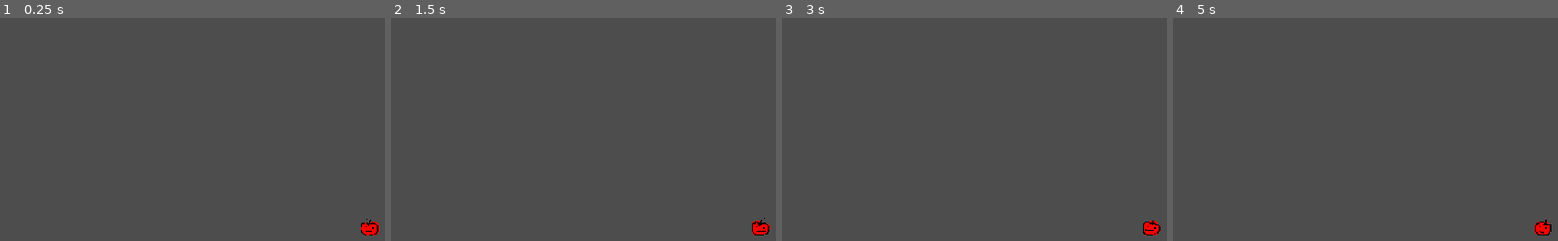
Above: before the commit, frames 1-4 (left to right).
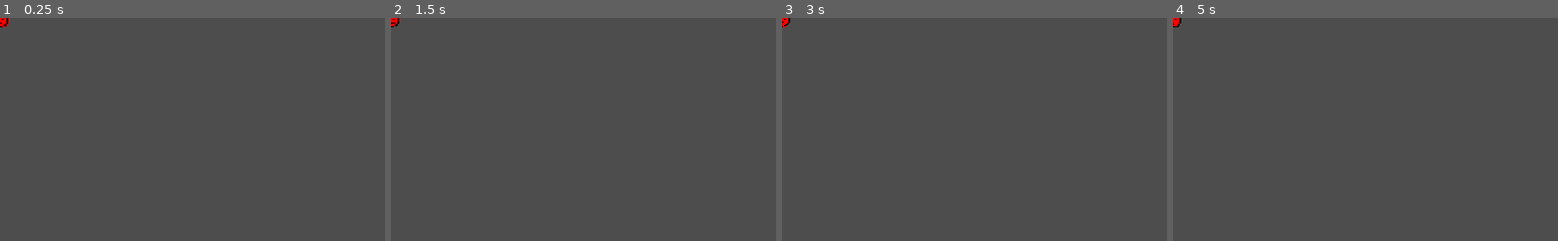
Above: after the commit, the same moments.

Repository: Silver-Ink/GameJamAirConditionner
Game: Godot game, scene res://item.tscn
Two runs of this game, one before a commit and one after it. Both use one fixed random seed, a clock stepped at 60 frames per second and the inputs below. This scene is started directly instead of the project's main scene.
Inputs (mouse positions are in pixels of both pictures, inside the frame that each line leads up to):
- Up to frame 1 (0.25 s): no input
- Up to frame 2 (1.5 s): tap Enter (ui_accept) at 0.5, 0.77, 1.25 s; move the mouse to (outside the picture) at 0.52 s; hold Right (ui_right) from 0.53 s (still down); click (outside the picture) at 0.6 s; move the mouse to (outside the picture) at 1.27 s; tap Mouse wheel up (rotate_wall_left) at 1.35 s
- Up to frame 3 (3 s): tap Enter (ui_accept) at 1.52 s; move the mouse to (outside the picture) at 2.02 s; release Right (ui_right) at 2.03 s; hold Left (ui_left) 2.03-2.78 s; tap Mouse wheel down (rotate_wall_right) at 2.1 s; move the mouse to (outside the picture) at 2.77 s; hold Right (ui_right) from 2.78 s (still down); click (outside the picture) at 2.85 s
- Up to frame 4 (5 s): tap Enter (ui_accept) at 3.02, 3.77, 4.52 s; move the mouse to (outside the picture) at 3.52 s; tap Mouse wheel up (rotate_wall_left) at 3.6 s; move the mouse to (1319, 162) at 4.27 s; release Right (ui_right) at 4.28 s; hold Left (ui_left) from 4.28 s (still down); tap Mouse wheel down (rotate_wall_right) at 4.35 s

The runs differ from the first frame. In frame 1, 0.4% of the frame differs, in the area x 0-99%, y 0-98%; in frame 2, 0.4%; in frame 3, 0.3%; in frame 4, 0.3%.

Commit message:
item / slime collision (doesn't work!)

Diff:
--- a/item.gd
+++ b/item.gd
@@ -47,3 +47,8 @@
 
 func destroy():
 	anim.play("destroy")
+
+
+func _on_area_2d_body_entered(body: Node2D) -> void:
+	if body is Slime:
+		destroy()
--- a/item.tscn
+++ b/item.tscn
@@ -312,11 +312,20 @@
 "speed": 5.0
 }]
 
+[sub_resource type="RectangleShape2D" id="RectangleShape2D_2ho4w"]
+size = Vector2(33, 33)
+
 [node name="Item" type="Node2D"]
 script = ExtResource("1_oikgc")
 
 [node name="ItemSprite" type="AnimatedSprite2D" parent="."]
 sprite_frames = SubResource("SpriteFrames_efvgg")
-animation = &"destroy"
-
-[node name="Camera2D" type="Camera2D" parent="."]
+animation = &"square guy"
+
+[node name="Area2D" type="Area2D" parent="."]
+
+[node name="CollisionShape2D" type="CollisionShape2D" parent="Area2D"]
+position = Vector2(0.5, 0.5)
+shape = SubResource("RectangleShape2D_2ho4w")
+
+[connection signal="body_entered" from="Area2D" to="." method="_on_area_2d_body_entered"]
--- /dev/null
+++ b/slime.gd
@@ -0,0 +1 @@
+class_name Slime extends Node2D
Not shown: 1 places in item.tscn that only renumber resources
